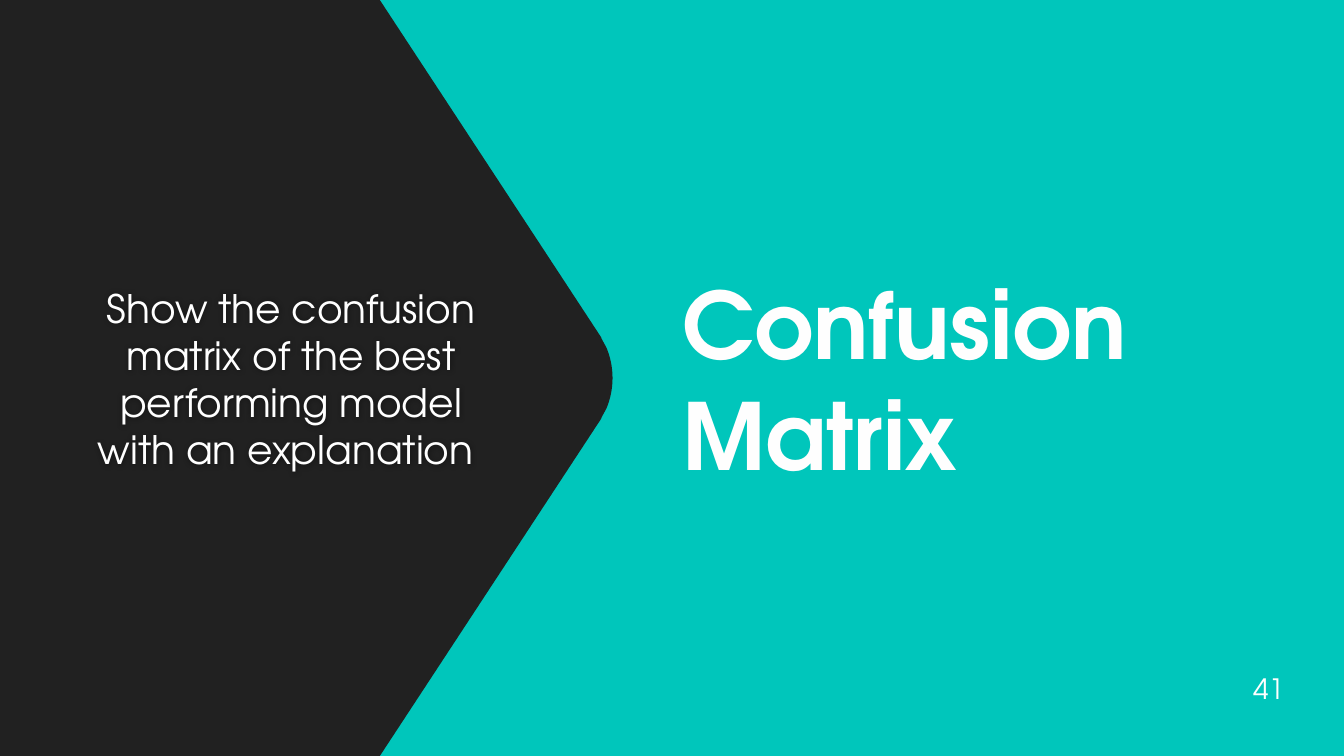
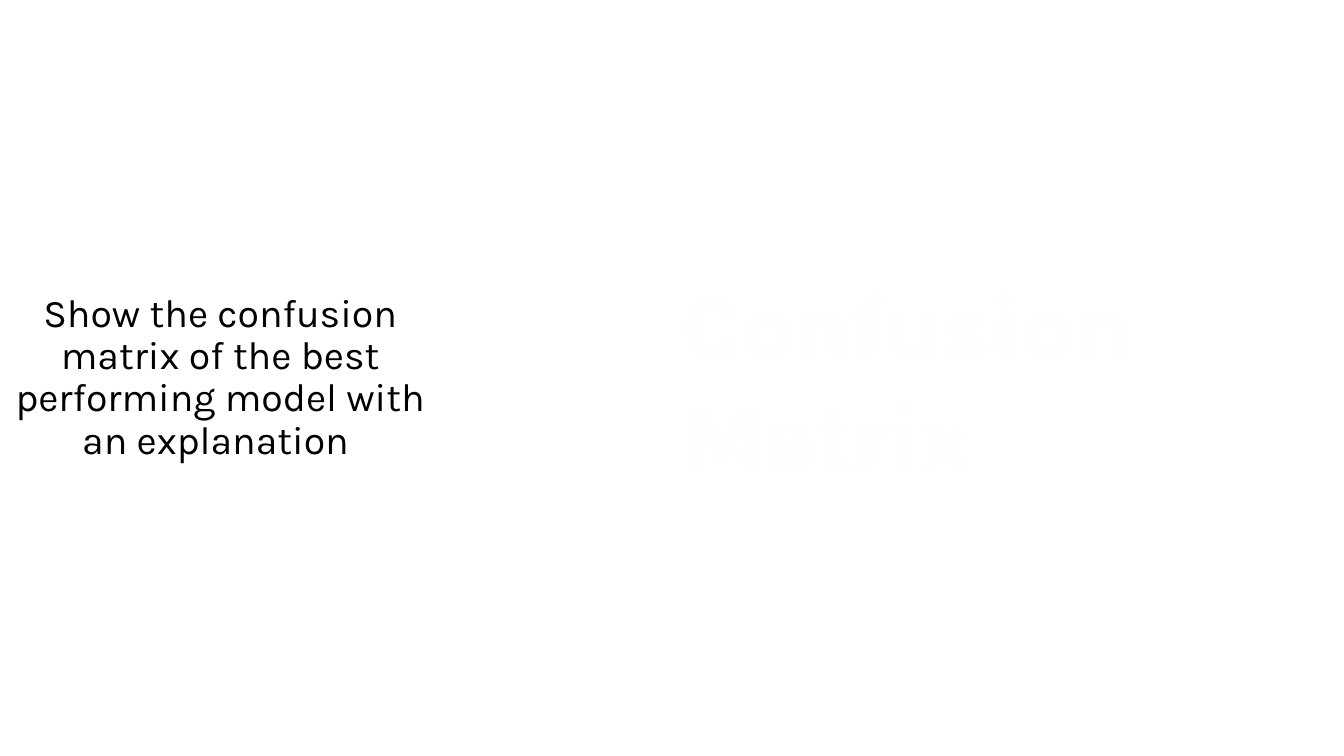
Before and after one commit to ObD-lance/data-science-capstone, a slide deck: slide 46 of LancePeterson-ds-capstone-slides.pptx (slide 41 before the commit). Drawn at 1344x756 pixels with LibreOffice and Linux fonts; fonts in the diff are those of the drawing; background and template pictures are left out. Boxes give left, top, right and bottom in pixels: in the first picture for what was removed or moved away, otherwise in the second. Text is boxed around its words. In the diff, an @@ line names an element or a change of style, - is before the commit and + after.

```diff
--- a/LancePeterson-ds-capstone-slides.pptx
+++ b/LancePeterson-ds-capstone-slides.pptx
@@ background #212121 to picture (left out) @@
@@ rectangle removed at (x1=0, y1=0, x2=1344, y2=756) @@
@@ freeform shape removed at (x1=0, y1=0, x2=613, y2=756) @@
@@ text "Confusion Matrix" at (x1=673, y1=114, x2=1273, y2=642): font TeX Gyre Adventor to Karla @@
@@ text "Show the confusion matrix of ..." moved from (x1=98, y1=293, x2=475, y2=472) to (x1=16, y1=300, x2=424, y2=464) @@
@@ text "Show the confusion matrix of ..." at (x1=16, y1=300, x2=424, y2=464): font TeX Gyre Adventor to Karla, text colour #FFFFFF to #000000; line spacing 1 to 0.9; less space between paragraphs @@
@@ page number at (x1=1253, y1=678, x2=1284, y2=699): text changed; size 20 to 12 pt; font TeX Gyre Adventor to Karla @@
-41
+46
```
Also in this commit, not shown: 37 other slides changed, 8 slides added, 3 slides removed, 3 other files.
